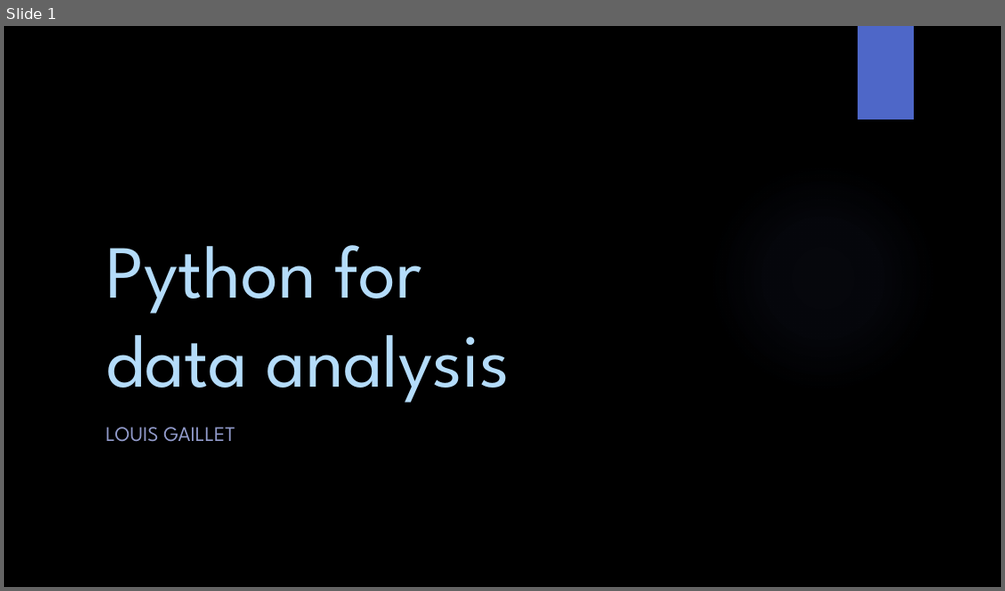
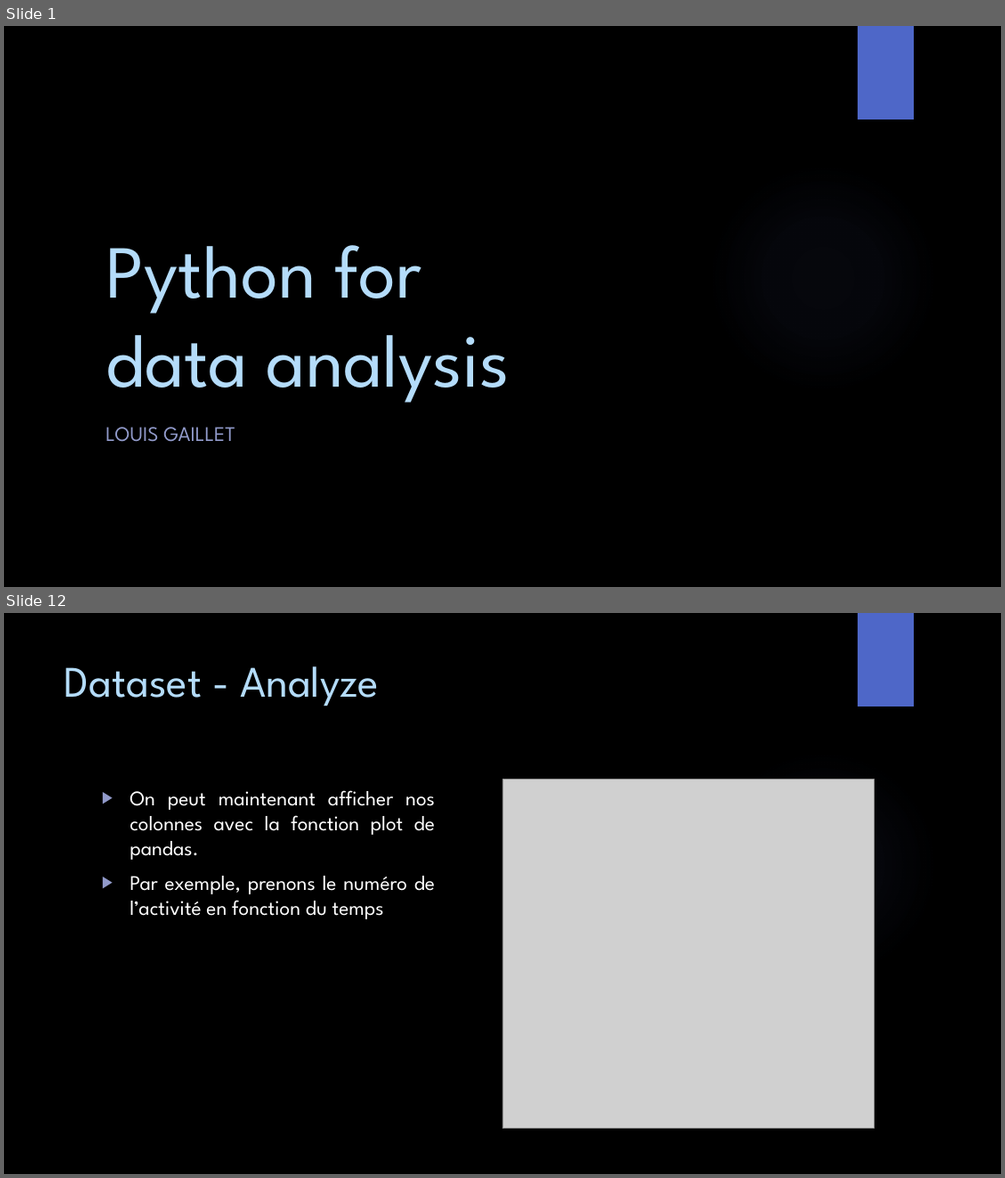
Before and after one commit to GailletLouis/Python_for_data_analysis, a slide deck: presentation.pptx. Shown one above the other, each under a label of ours: slide 1 before the commit, slides 1 and 12 after it; the slides between them are not shown. The pictures are 1005x591 and 1005x1178 pixels, drawn with LibreOffice and Linux fonts; fonts in the diff are those of the drawing; grey boxes stand for pictures; background and template pictures are left out. Boxes give left, top, right and bottom in pixels: in the first picture for what was removed or moved away, otherwise in the second. Text is boxed around its words. In the diff, an @@ line names an element or a change of style, - is before the commit and + after.

```diff
--- a/presentation.pptx
+++ b/presentation.pptx
@@ slide 12 added at <box>4,613,1001,1174</box>, background picture (left out); not listed: 2 template elements that a slide beside it also shows @@
@@ title added at <box>65,666,379,706</box>, 42 pt, text #B4DCFA @@
+Dataset - Analyze
@@ text added at <box>129,790,435,919</box>, 20 pt, text #FFFFFF @@
+▶ On peut maintenant afficher nos colonnes avec la fonction plot de pandas.
+▶ Par exemple, prenons le numéro de l’activité en fonction du temps
@@ picture added at <box>502,779,874,1128</box> @@
```
Also in this commit, not shown: 2 slides changed, 9 other slides added.
